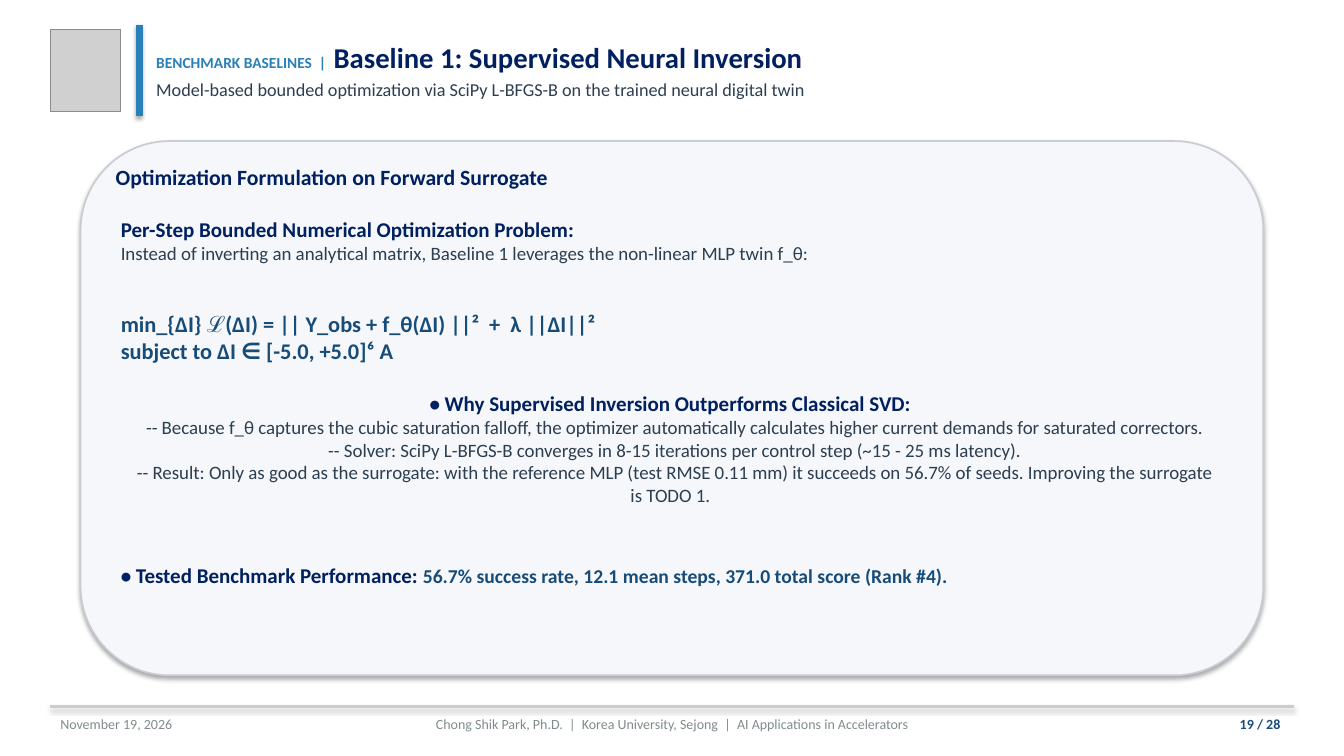
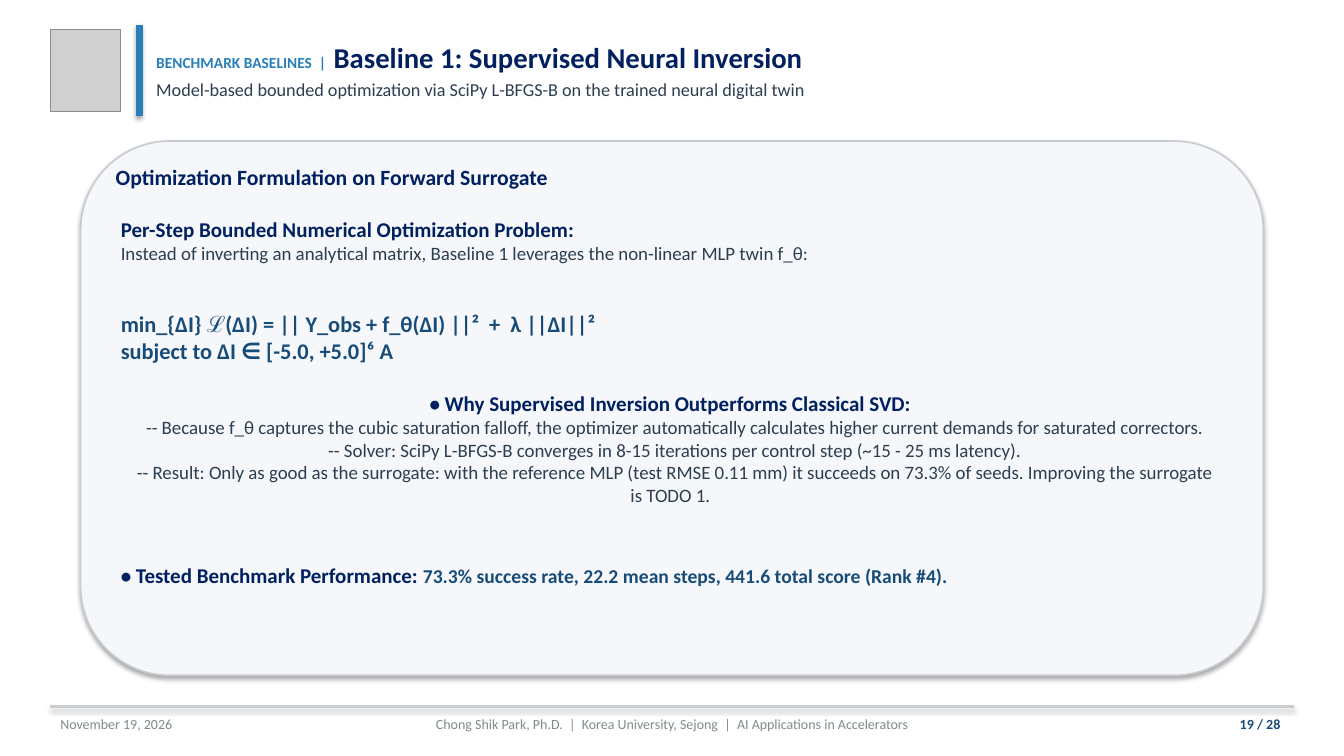
Before and after one commit to cspark7701/ai4acc-mini-hackathon, a slide deck: slide 19 of presentations/Lecture_1_AI_ML_Foundations_and_Control.pptx. Drawn at 1344x756 pixels with LibreOffice and Linux fonts; fonts in the diff are those of the drawing; grey boxes stand for pictures. Boxes give left, top, right and bottom in pixels: in the first picture for what was removed or moved away, otherwise in the second. Text is boxed around its words. In the diff, an @@ line names an element or a change of style, - is before the commit and + after.

```diff
--- a/presentations/Lecture_1_AI_ML_Foundations_and_Control.pptx
+++ b/presentations/Lecture_1_AI_ML_Foundations_and_Control.pptx
@@ text at (136, 396, 1212, 586): text changed @@
-• Why Supervised Inversion Outperforms Classical SVD:
--- Because f_θ captures the cubic saturation falloff, the optimizer automatically calculates higher current demands for saturated correctors.
--- Solver: SciPy L-BFGS-B converges in 8-15 iterations per control step (~15 - 25 ms latency).
--- Result: Only as good as the surrogate: with the reference MLP (test RMSE 0.11 mm) it succeeds on 56.7% of seeds. Improving the surrogate is TODO 1.
-• Tested Benchmark Performance: 56.7% success rate, 12.1 mean steps, 371.0 total score (Rank #4).
+• Why Supervised Inversion Outperforms Classical SVD:
+-- Because f_θ captures the cubic saturation falloff, the optimizer automatically calculates higher current demands for saturated correctors.
+-- Solver: SciPy L-BFGS-B converges in 8-15 iterations per control step (~15 - 25 ms latency).
+-- Result: Only as good as the surrogate: with the reference MLP (test RMSE 0.11 mm) it succeeds on 73.3% of seeds. Improving the surrogate is TODO 1.
+• Tested Benchmark Performance: 73.3% success rate, 22.2 mean steps, 441.6 total score (Rank #4).
```
Also in this commit, not shown: 4 other slides changed, 17 other files.
